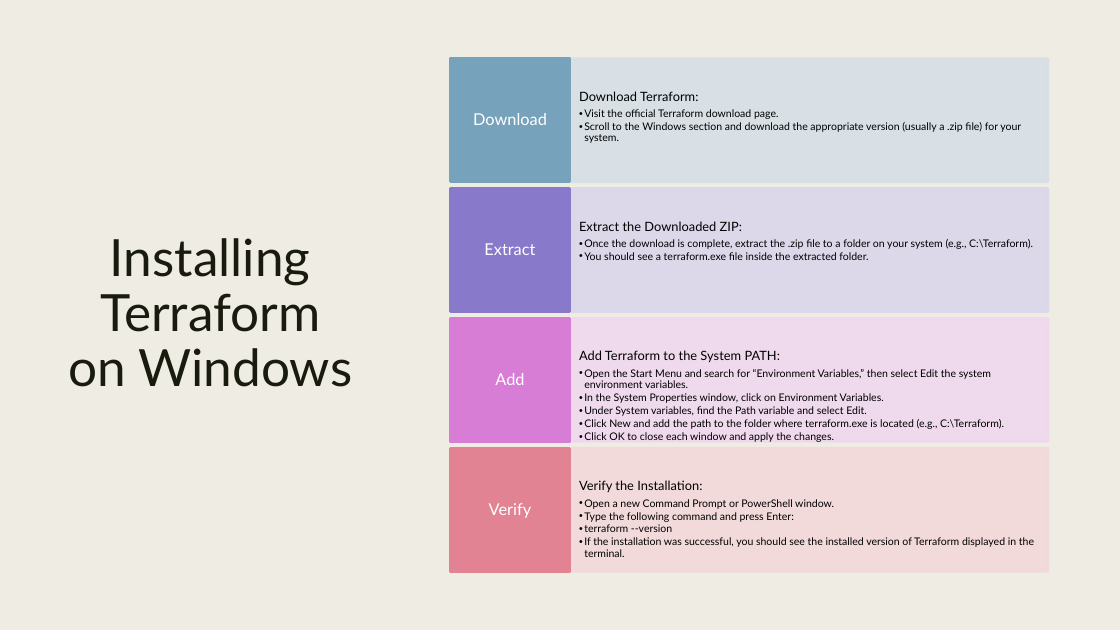
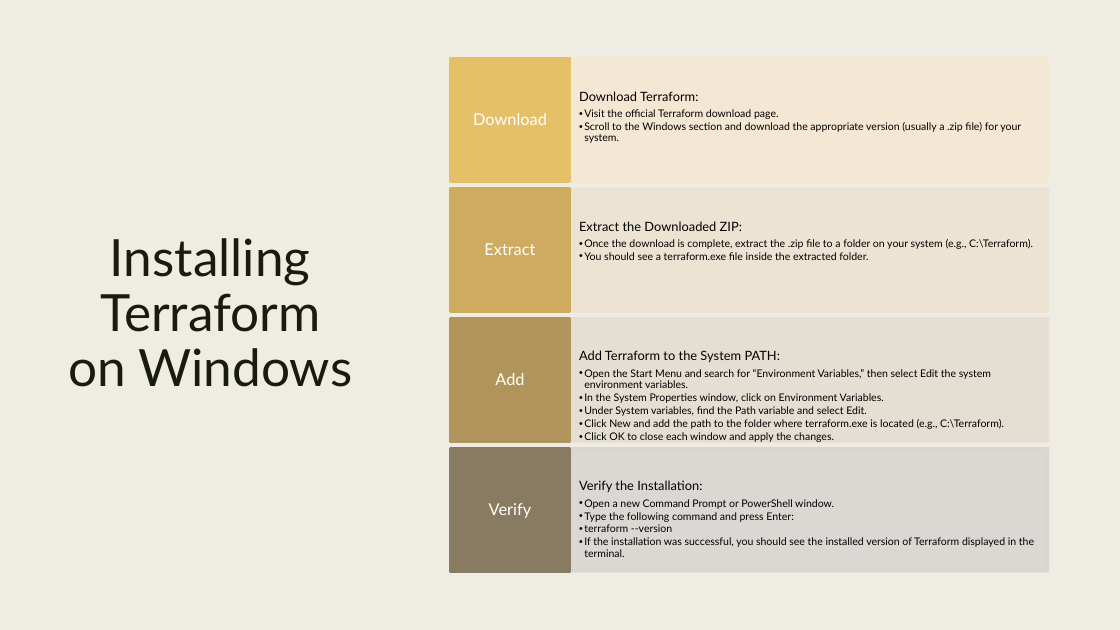
Before and after one commit to cwoodruff/terraform-workshop, a slide deck: slide 2 of slides/1-Setting Up the Environment.pptx. Drawn at 1120x630 pixels with LibreOffice and Linux fonts; fonts in the diff are those of the drawing. Boxes give left, top, right and bottom in pixels: in the first picture for what was removed or moved away, otherwise in the second. Text is boxed around its words. In the diff, an @@ line names an element or a change of style, - is before the commit and + after.

```diff
--- a/slides/1-Setting Up the Environment.pptx
+++ b/slides/1-Setting Up the Environment.pptx
@@ rectangle at (x1=450, y1=59, x2=570, y2=181): fill #77A2BB to #E6C069; outline #77A2BB 2.75 pt to #E6C069 2.75 pt @@
@@ rectangle at (x1=570, y1=59, x2=1048, y2=181): fill #D6E0E7 at 90% opacity to #F5E8D4 at 90% opacity; outline #D6E0E7 2.75 pt to #F5E8D4 2.75 pt @@
@@ rectangle at (x1=450, y1=189, x2=570, y2=312): fill #8879CA to #CEAB5F; outline #8879CA 2.75 pt to #CEAB5F 2.75 pt @@
@@ rectangle at (x1=570, y1=189, x2=1048, y2=312): fill #DBD6EC at 90% opacity to #EEE3D2 at 90% opacity; outline #DBD6EC 2.75 pt to #EEE3D2 2.75 pt @@
@@ rectangle at (x1=450, y1=318, x2=570, y2=441): fill #D77DD6 to #B0945B; outline #D77DD6 2.75 pt to #B0945B 2.75 pt @@
@@ rectangle at (x1=570, y1=318, x2=1048, y2=441): fill #F0D7EF at 90% opacity to #E5DDD1 at 90% opacity; outline #F0D7EF 2.75 pt to #E5DDD1 2.75 pt @@
@@ rectangle at (x1=450, y1=449, x2=570, y2=571): fill #E28394 to #897B61; outline #E28394 2.75 pt to #897B61 2.75 pt @@
@@ rectangle at (x1=570, y1=449, x2=1048, y2=571): fill #F4D9DC at 90% opacity to #DAD7D2 at 90% opacity; outline #F4D9DC 2.75 pt to #DAD7D2 2.75 pt @@
```
Also in this commit, not shown: 2 other files.
